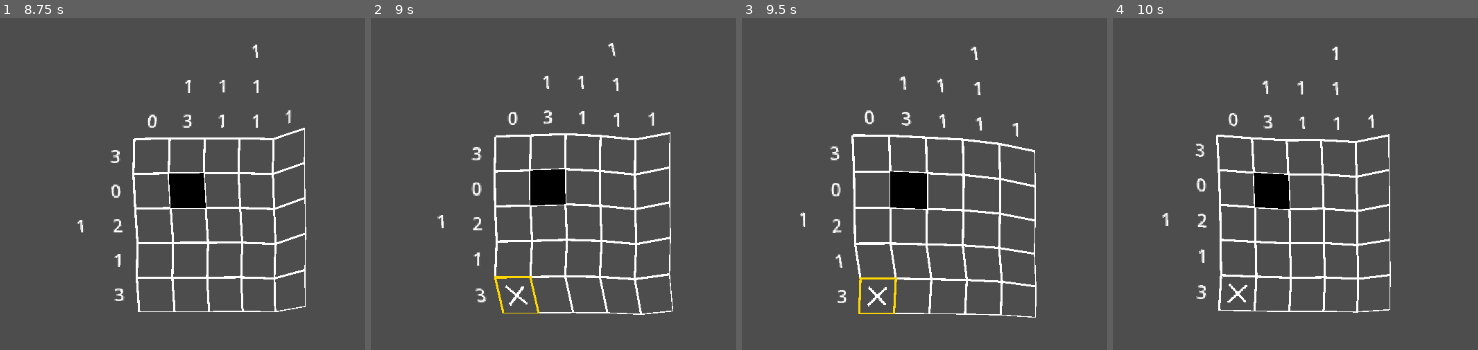
Above: before the commit, frames 1-4 (left to right).
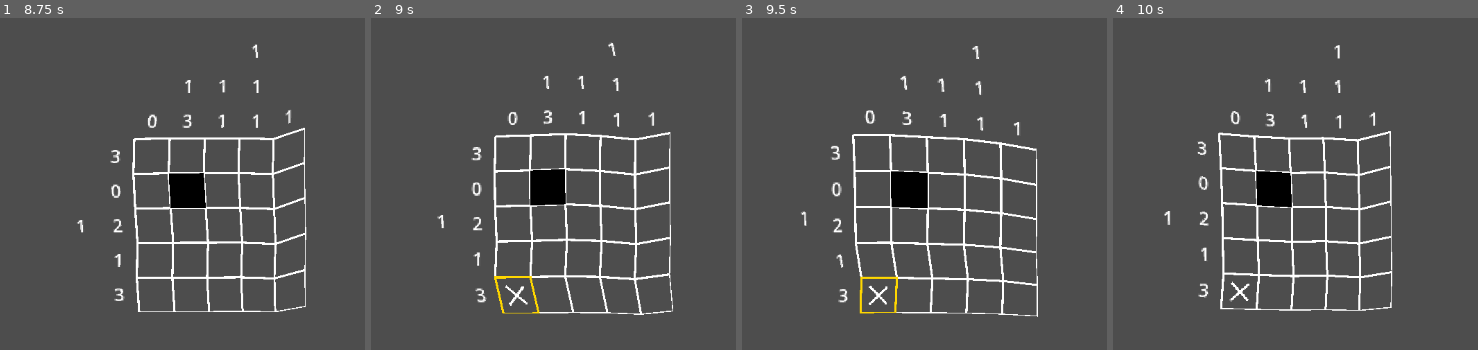
Above: after the commit, the same moments.

Repository: kennethbchen/Medical-Malpicross-Game
Game: Godot game, scene res://scenes/game.tscn
Same seed, same stepped clock (60 frames per second), same inputs: the game is played once before the commit and once after it.
Inputs (mouse positions are in pixels of both pictures, inside the frame that each line leads up to):
- Up to frame 1 (8.75 s): move the mouse to (357, 167) at 0.52 s; press the mouse at (357, 167) at 0.53 s; move the mouse to (21, 213) at 1.27 s; release the mouse at (21, 213) at 1.28 s; right-click (21, 213) at 1.35 s; move the mouse to (262, 94) at 2.02 s; press the mouse at (262, 94) at 2.03 s; move the mouse to (142, 280) at 2.77 s; release the mouse at (142, 280) at 2.78 s; right-click (142, 280) at 2.85 s; move the mouse to (outside the picture) at 3.52 s; press the mouse at (outside the picture) at 3.53 s; move the mouse to (outside the picture) at 4.27 s; release the mouse at (outside the picture) at 4.28 s; right-click (outside the picture) at 4.35 s; move the mouse to (222, 190) at 5.02 s; press the mouse at (222, 190) at 5.03 s; move the mouse to (62, 77) at 5.77 s; release the mouse at (62, 77) at 5.78 s; right-click (62, 77) at 5.85 s; move the mouse to (357, 167) at 6.52 s; press the mouse at (357, 167) at 6.53 s; move the mouse to (21, 213) at 7.27 s; release the mouse at (21, 213) at 7.28 s; right-click (21, 213) at 7.35 s; move the mouse to (262, 94) at 8.02 s; press the mouse at (262, 94) at 8.03 s
- Up to frame 2 (9 s): move the mouse to (513, 280) at 8.77 s; release the mouse at (513, 280) at 8.78 s; right-click (513, 280) at 8.85 s
- Up to frame 3 (9.5 s): no input
- Up to frame 4 (10 s): move the mouse to (outside the picture) at 9.52 s; press the mouse at (outside the picture) at 9.53 s

Frame 1 is identical in both runs. In frame 2, 0.1% of the frame differs, in the area x 18-83%, y 7-90%; in frame 3, 5.1%; in frame 4, 8.0%, in the area x 13-77%, y 8-89%.

Commit message:
cleaned up code a little

Diff:
--- a/scripts/simulation/flesh_sim.gd
+++ b/scripts/simulation/flesh_sim.gd
@@ -27,17 +27,12 @@
 @export var trauma_power: float = 2
 
 var trauma: float = 0
-var min_trauma: float = 0
 
 var target_fixed_point_offset: Vector2
-
-var input_size: Vector2i
 
 var input_area_center: Vector2
 
 func init(puzzle: Puzzle, sim_columns: int, sim_rows: int, cell_size: float) -> void:
-
-	input_size = puzzle.input_size
 
 	generate_point_grid(sim_columns, sim_rows, cell_size)
 
@@ -46,7 +41,7 @@
 	# Then convert from sim coordinate to position
 	# Finally, add 1/2 cell size to offset from center of cell instead of top left
 	# This position is the center of the input area in pixel space
-	var offset = puzzle.input_to_board_coordinate((input_size / 2) + Vector2i(1, 1)) * cell_size
+	var offset = puzzle.input_to_board_coordinate((puzzle.input_size / 2) + Vector2i(1, 1)) * cell_size
 	input_area_center = grid_origin + Vector2(offset.y, offset.x) + (Vector2(cell_size, cell_size) / 2)
 
 
@@ -60,13 +55,13 @@
 
 func _process(delta: float) -> void:
 
-	if trauma > min_trauma:
-		trauma = clamp(trauma, min_trauma, trauma - trauma_decay * delta)
+	if trauma > 0:
+		trauma = clamp(trauma, 0, trauma - trauma_decay * delta)
 
 func _physics_process(delta: float) -> void:
 	super(delta)
 
-	print(trauma)
+	# Higher trauma = more movement
 	var trauma_influence: float = pow(trauma, trauma_power)
 
 	var avoid_intensity: float = lerp(avoidance_intensity, avoidance_intensity * 2.112, trauma_influence)
@@ -74,14 +69,12 @@
 
 	var noi_speed: float = lerp(noise_speed, 25.0, trauma_power)
 	var noi_amplitude: float = lerp(noise_amplitude, noise_amplitude * 1.752, trauma_power)
-
 	var noise_contribution = Vector2(x_noise.get_noise_1d(Time.get_ticks_msec() / 1000.0 * noi_speed), \
 		y_noise.get_noise_1d(Time.get_ticks_msec() / 1000.0 * noi_speed
 	)) * noi_amplitude
 
 	target_fixed_point_offset = (avoidance_contribution * avoidance_influence) + \
 				 (noise_contribution * noise_influence)
-
 
 	fixed_point_offset = lerp(fixed_point_offset, target_fixed_point_offset, 1 - exp(-0.5 * delta))
 
@@ -91,13 +84,13 @@
 	var jerk_direction = -fixed_point_offset.normalized()
 
 	if cell.player_input == Puzzle.INPUT_TYPE.COLORED:
-		trauma = clamp(trauma + 0.8, min_trauma, 1.0)
 
-
+		_add_trauma(0.8)
 		fixed_point_offset =  jerk_direction * 80
 
 	elif cell.player_input == Puzzle.INPUT_TYPE.CROSSED:
-		trauma = clamp(trauma + 0.2, min_trauma, 1.0)
+
+		_add_trauma(0.2)
 		fixed_point_offset =  jerk_direction * 20
 
 func _draw() -> void:
@@ -108,3 +101,6 @@
 	draw_circle(fixed_point_offset, 10, Color.GREEN)
 	draw_circle(target_fixed_point_offset, 10, Color.BLUE)
 	draw_circle(input_area_center, 5, Color.PURPLE)
+
+func _add_trauma(amount: float) -> void:
+	trauma += clamp(trauma + amount, 0, 1.0)
